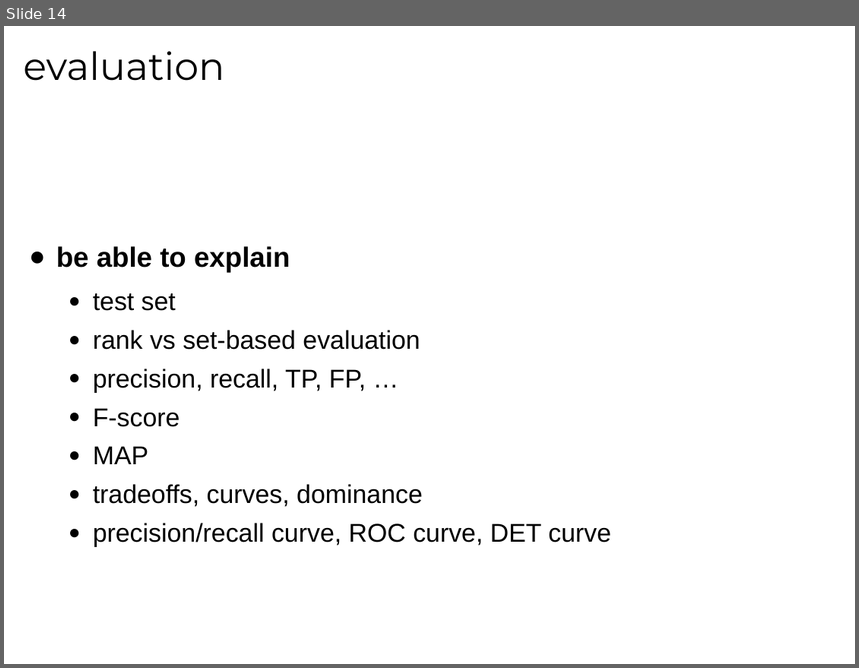
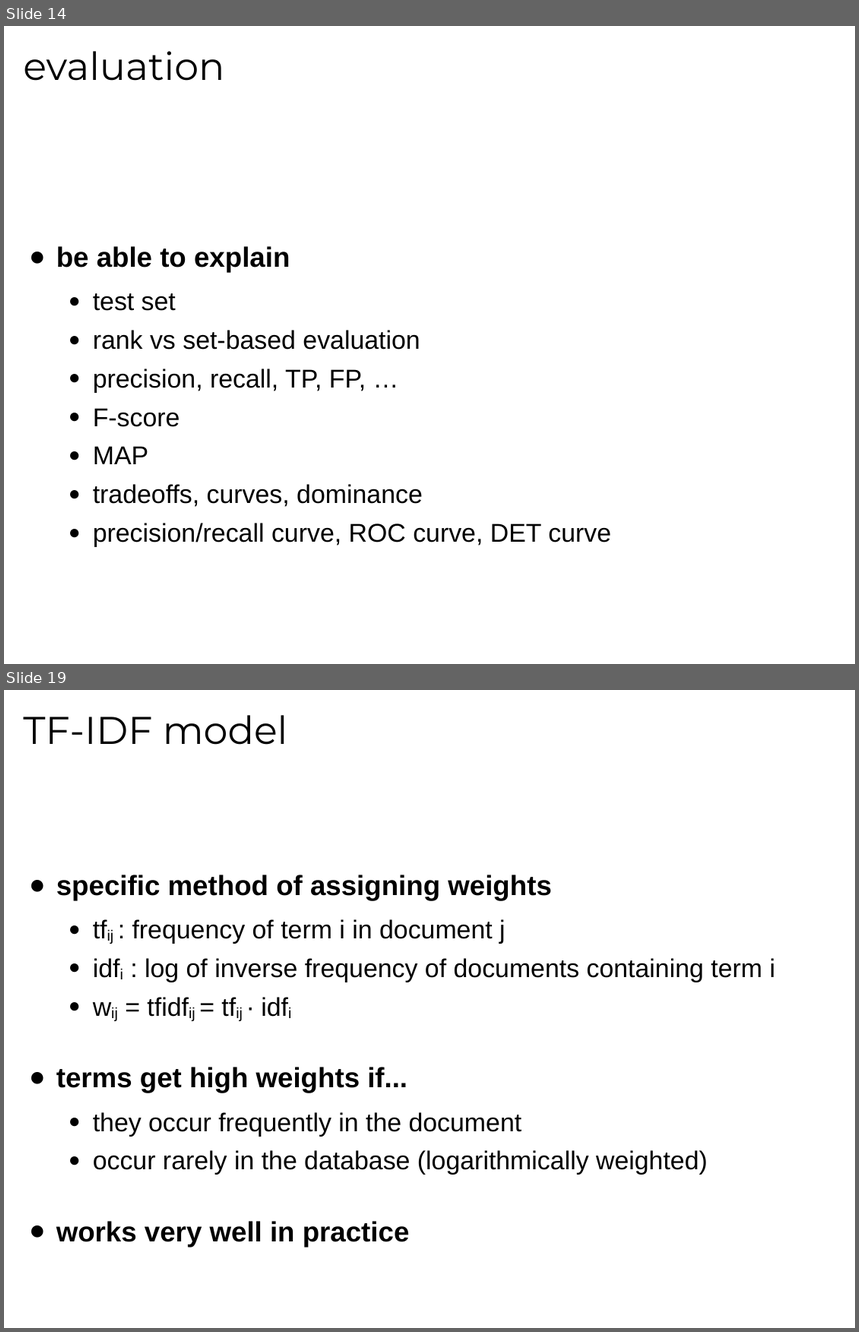
Before and after one commit to tmbdev-teaching/teaching-mmir, a slide deck: 01-ir.odp. Shown one above the other, each under a label of ours: slide 14 before the commit, slides 14 and 19 after it; the slides between them are not shown. The pictures are 859x668 and 859x1332 pixels, drawn with LibreOffice and Linux fonts; fonts in the diff are those of the drawing. Boxes give left, top, right and bottom in pixels: in the first picture for what was removed or moved away, otherwise in the second. Text is boxed around its words. In the diff, an @@ line names an element or a change of style, - is before the commit and + after.

```diff
--- a/01-ir.odp
+++ b/01-ir.odp
@@ slide 19 added at (4, 690, 855, 1328), background #FFFFFF @@
@@ title added at (23, 715, 288, 745), 36 pt, text #000000 @@
+TF-IDF model
@@ text added at (56, 875, 776, 1247), 24 pt, text #000000 @@
+● specific method of assigning weights
+  ● tfij : frequency of term i in document j
+  ● idfi : log of inverse frequency of documents containing term i
+  ● wij = tfidfij = tfij ∙ idfi
+● terms get high weights if...
+  ● they occur frequently in the document
+  ● occur rarely in the database (logarithmically weighted)
+● works very well in practice
```
Also in this commit, not shown: 11 other slides added.
